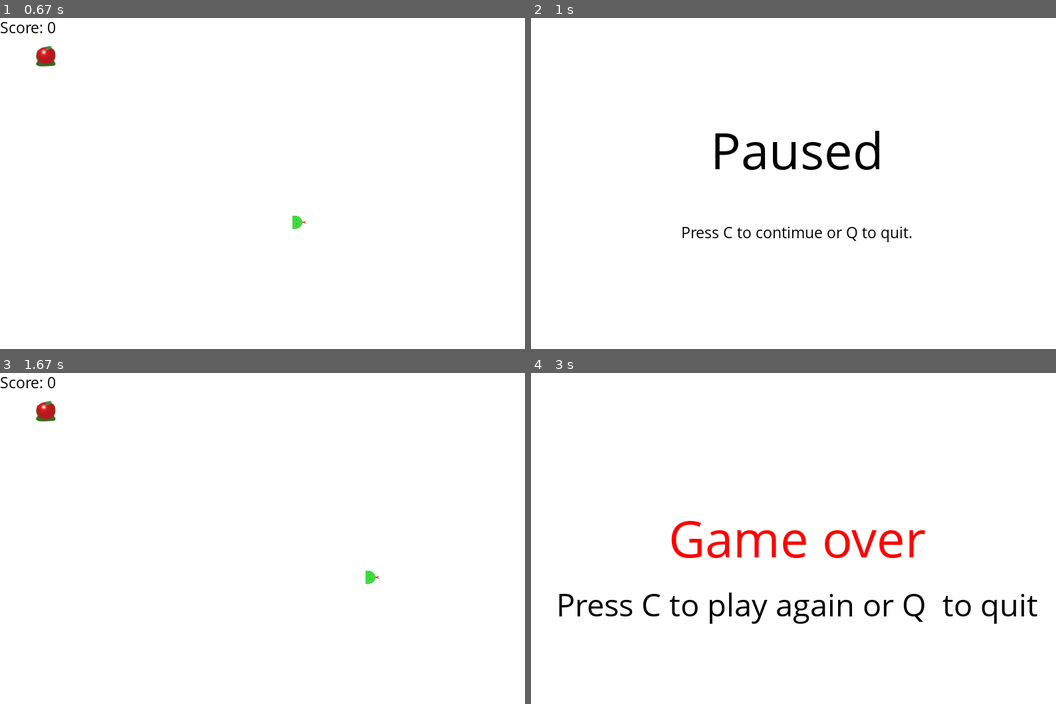
Above: before the commit, frames 1-4 (two rows, left to right).
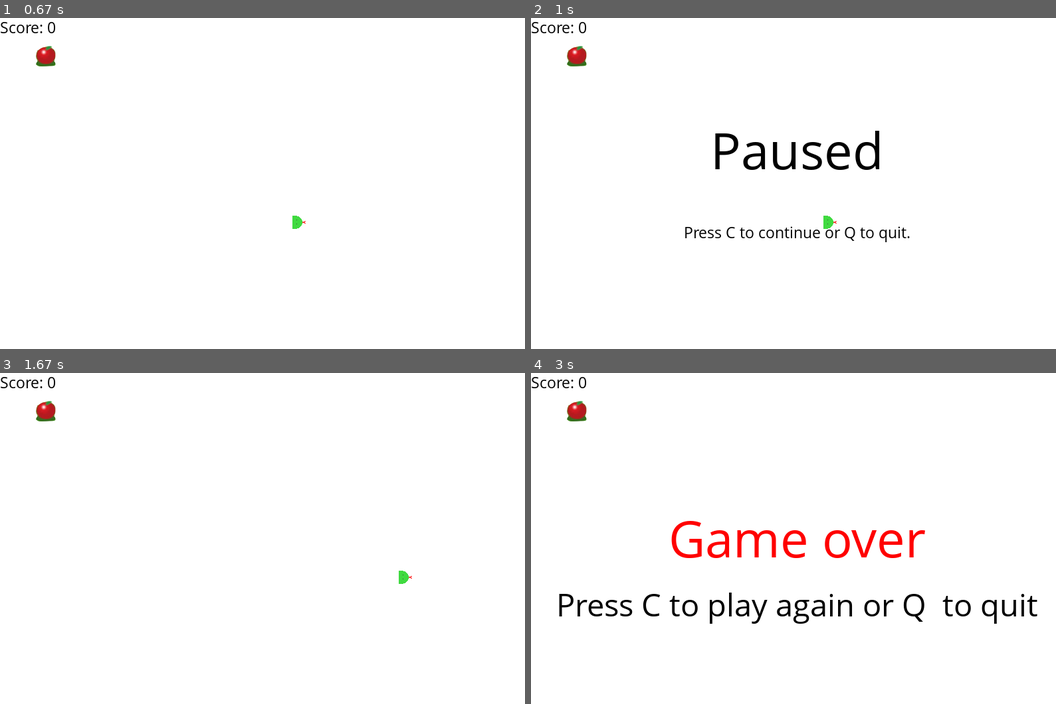
Above: after the commit, the same moments.

Repository: Ansonlinkj/Snake
Game: pygame game, started from Snake.py
Same seed, same stepped clock (60 frames per second), same inputs: the game is played once before the commit and once after it.
Inputs (mouse positions are in pixels of both pictures, inside the frame that each line leads up to):
- Up to frame 1 (0.67 s): tap C at 0.33 s
- Up to frame 2 (1 s): tap P at 0.67 s
- Up to frame 3 (1.67 s): tap C at 1, 1.48 s; hold Right from 1.33 s (still down)
- Up to frame 4 (3 s): release Right at 1.8 s; hold Up 1.83-2.13 s; hold Right 2.17-2.63 s; click (594, 445) at 2.77 s

Frame 1 is identical in both runs. In frame 2, 1.2% of the frame differs, in the area x 0-73%, y 1-68%; in frame 3, 0.1%; in frame 4, 0.3%.

Commit message:
Update pause screen and game over screen

Diff:
--- a/Snake.py
+++ b/Snake.py
@@ -131,7 +131,15 @@
 #pause the game function
 def pause():
     paused = True
-
+    message_to_screen("Paused",
+                          black,
+                          -100,
+                          size = "large")
+    message_to_screen("Press C to continue or Q to quit.",
+                          black,
+                          25)
+    pygame.display.update()
+    clock.tick(5)
     while paused:
         for event in pygame.event.get():
             if event.type == pygame.QUIT:
@@ -145,16 +153,8 @@
                 elif event.key == pygame.K_q:
                     pygame.quit()
                     quit()
-        gameDisplay.fill(white)
-        message_to_screen("Paused",
-                          black,
-                          -100,
-                          size = "large")
-        message_to_screen("Press C to contimue or Q to quit.",
-                          black,
-                          25)
-        pygame.display.update()
-        clock.tick(5)
+
+
 
 #score
 def score(score):
@@ -194,8 +194,8 @@
 
     while not gameExit:
         #game over functionality
-        while gameOver == True:
-            gameDisplay.fill(white)
+
+        if gameOver == True:
             message_to_screen("Game over",
                               red,
                               -50,
@@ -206,6 +206,20 @@
                               50,
                               size="medium")
             pygame.display.update()
+
+
+        while gameOver == True:
+##            gameDisplay.fill(white)
+##            message_to_screen("Game over",
+##                              red,
+##                              -50,
+##                              size="large")
+##
+##            message_to_screen("Press C to play again or Q  to quit",
+##                              black,
+##                              50,
+##                              size="medium")
+##            pygame.display.update()
 
             for event in pygame.event.get():
 
